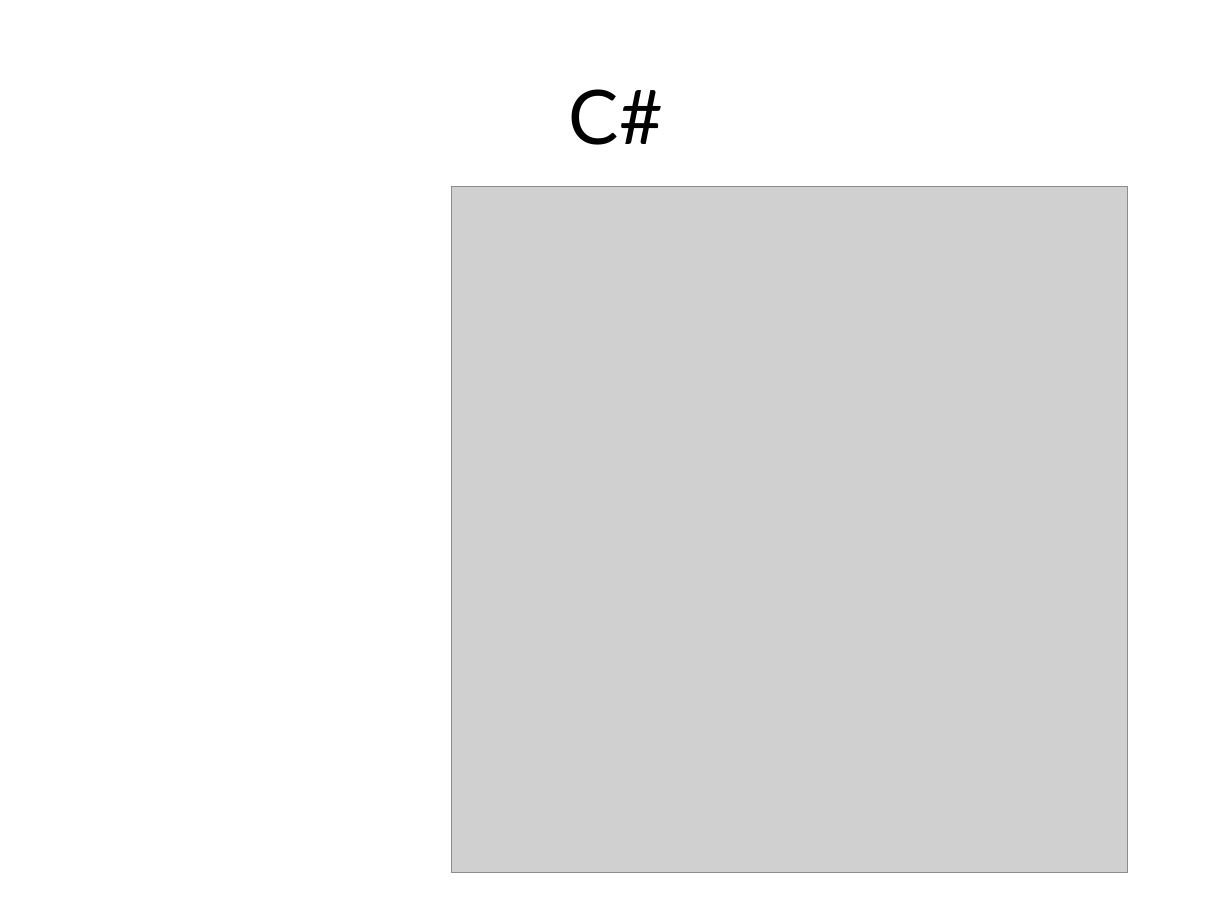
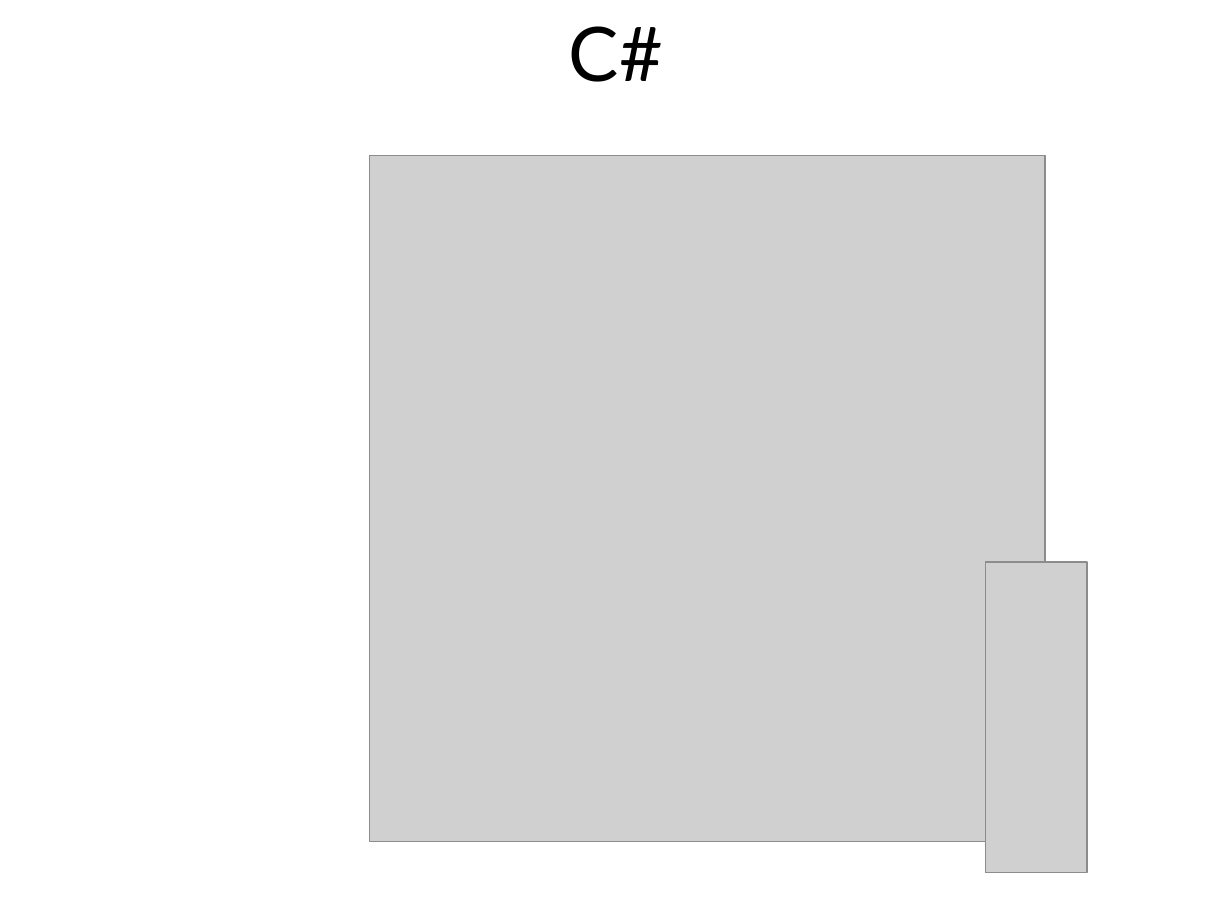
Before and after one commit to msuarz/portfolio, a slide deck: slide 20 of agile2011/presentation.pptx. Drawn at 1232x924 pixels with LibreOffice and Linux fonts; fonts in the diff are those of the drawing; grey boxes stand for pictures; background and template pictures are left out. Boxes give left, top, right and bottom in pixels: in the first picture for what was removed or moved away, otherwise in the second. Text is boxed around its words. In the diff, an @@ line names an element or a change of style, - is before the commit and + after.

```diff
--- a/agile2011/presentation.pptx
+++ b/agile2011/presentation.pptx
@@ title "C#": place and size @@
-title "C#" at (569,89,663,145)
+title "C#" at (569,26,663,82)
@@ picture: place and size @@
-picture at (452,186,1127,872)
+picture at (370,155,1045,841)
@@ picture added at (986,562,1087,872) @@
```
Also in this commit, not shown: 19 other slides changed, 4 slides added, 3 slides removed, 5 other files.
